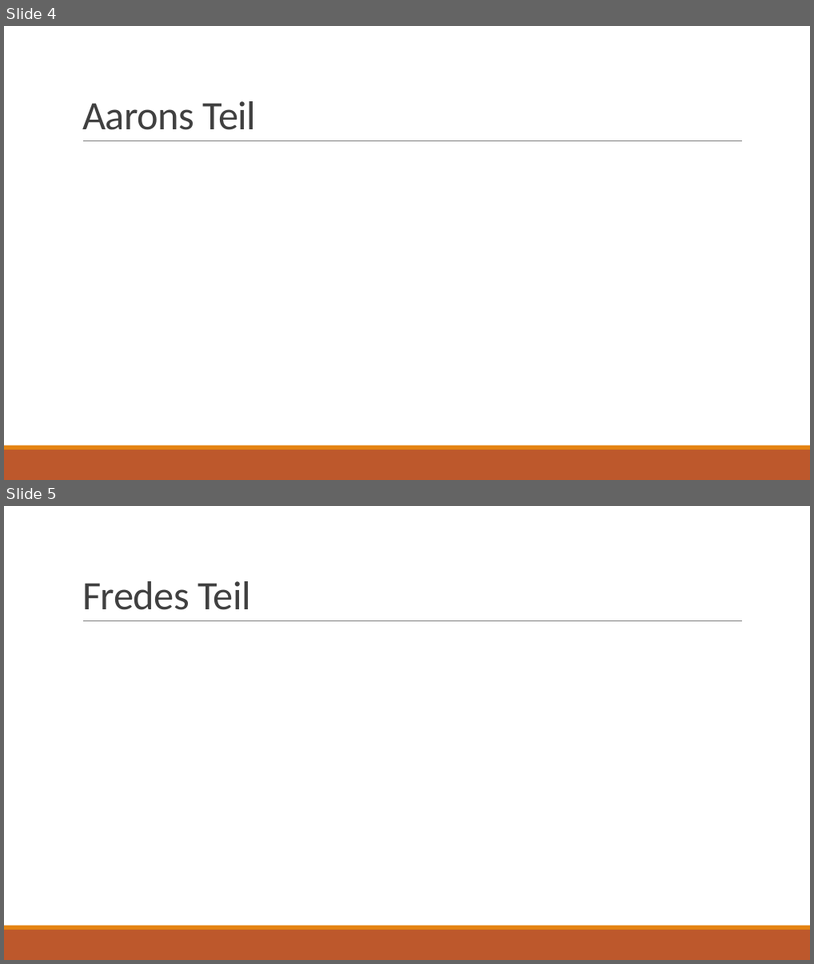
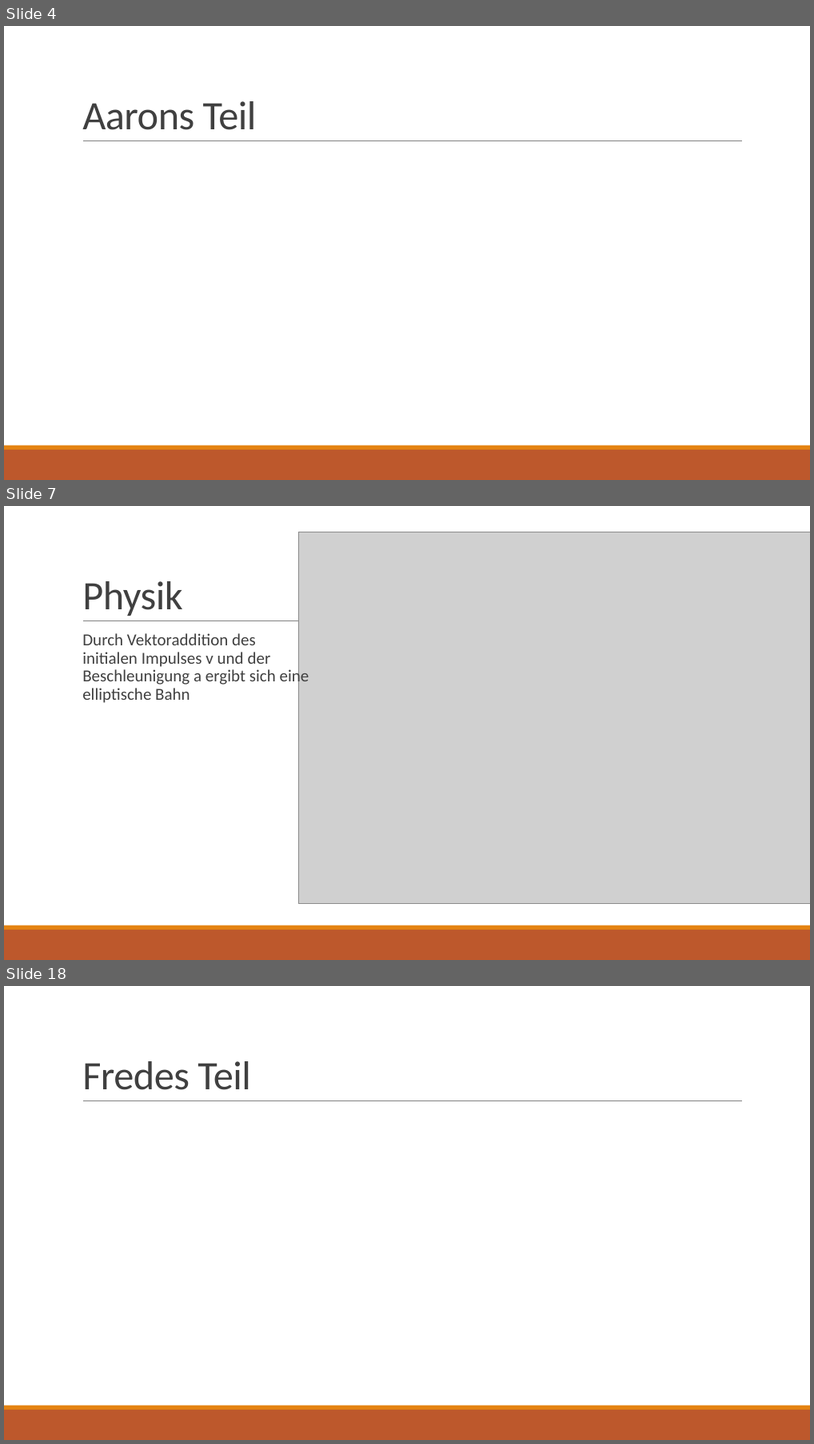
Before and after one commit to Voxen4/Planetarium, a slide deck: Simulation des Sonnensytem.pptx. Shown one above the other, each under a label of ours: slides 4 and 5 before the commit, slides 4, 7 and 18 after it; the slides between them are not shown. The pictures are 814x964 and 814x1444 pixels, drawn with LibreOffice and Linux fonts; fonts in the diff are those of the drawing; grey boxes stand for pictures. Boxes give left, top, right and bottom in pixels: in the first picture for what was removed or moved away, otherwise in the second. Text is boxed around its words. In the diff, an @@ line names an element or a change of style, - is before the commit and + after.

```diff
--- a/Simulation des Sonnensytem.pptx
+++ b/Simulation des Sonnensytem.pptx
@@ slide 7 added at [4,506,810,960], background #FFFFFF; not listed: 3 template elements that a slide beside it also shows @@
@@ picture added at [298,532,810,904] @@
@@ title added at [82,581,182,616], 48 pt, text #404040 @@
+Physik
@@ text added at [82,633,310,703], 20 pt, text #404040 @@
+  Durch Vektoraddition des initialen Impulses v und der Beschleunigung a ergibt sich eine elliptische Bahn
@@ what was slide 5 is now slide 18 @@
```
Also in this commit, not shown: 12 other slides added.
